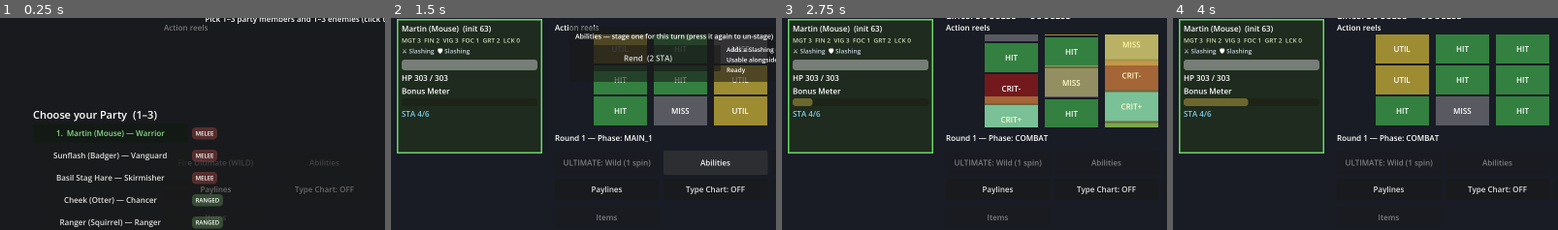
Above: before the commit, frames 1-4 (left to right).
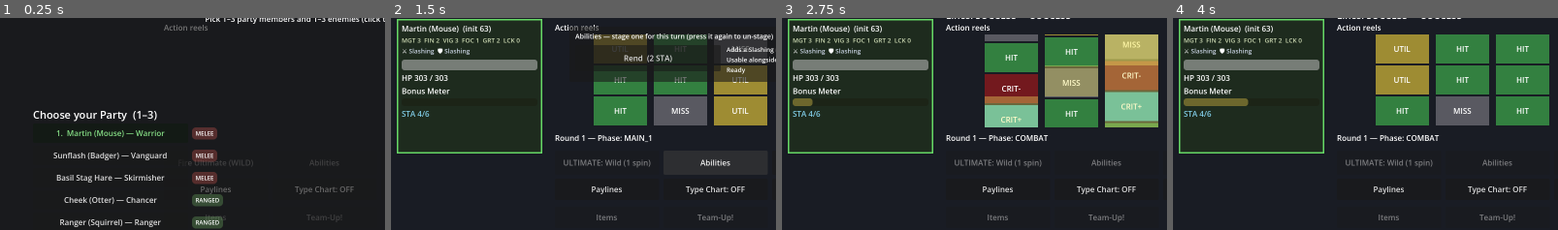
Above: after the commit, the same moments.

Repository: djkipyaboy/bunnies
Game: Godot game, scene res://combat/combat.tscn
Two runs of this game, one before a commit and one after it. Both use one fixed random seed, a clock stepped at 60 frames per second and the inputs below.
Inputs (mouse positions are % of the whole screen's width and height, from its top left):
- Up to frame 1 (0.25 s): no input
- Up to frame 2 (1.5 s): click "BEGIN FIGHT" at 0.5 s; click "Abilities" at 1.25 s
- Up to frame 3 (2.75 s): click "SPIN" at 2 s
- Up to frame 4 (4 s): move the mouse to (72, 44) at 2.77 s; hold D (move_right) 2.78-3.5 s; hold E (interact) 2.78-3.5 s; click (72, 44) at 2.92 s; drag from (29, 55) to (45, 70) at 3.52 s
The pictures show only the part of the screen within x 0-50%, y 7-57%; the shares and areas given below are measured in that part.

The runs differ from the first frame. In frame 1, less than 0.1% of the frame differs, in the area x 79-89%, y 92-96%; in frame 2, 0.1%, in the area x 79-89%, y 92-97%; in frame 3, 0.1%; in frame 4, 0.1%.

Commit message:
feat(combat): add the Team-Up! trigger button + a minimal placeholder overlay

Diff:
--- a/combat/combat.gd
+++ b/combat/combat.gd
@@ -51,6 +51,9 @@
 var _items_button: Button
 var _ultimate_button: Button
 var _paylines_button: Button
+var _team_up_button: Button
+var _team_up_panel: TeamUpPanel
+var _jackpot_bar: ProgressBar
 var _payline_cycle_index: int = -1   # which payline the toggle is currently previewing (-1 = none)
 var _payline_banner: Label
 var _strips_box: HBoxContainer
@@ -154,6 +157,9 @@
 		_build_start_overlay()  # the selection screen — choose party + enemies, then BEGIN
 	_relayout_action_block.call_deferred()
 
+func _process(_delta: float) -> void:
+	_jackpot_bar.value = _party_inventory.jackpot_meter if _party_inventory != null else 0
+
 ## Fetches the CombatHandoff autoload by path rather than referencing it as a bare global identifier.
 ## Referencing the bare `CombatHandoff` identifier compiles fine when the editor/exported game runs
 ## combat.tscn normally, but fails to resolve ("Identifier not found") when this script is compiled
@@ -437,6 +443,26 @@
 	_items_button.tooltip_text = "Open your item list — stage one consumable for this turn."
 	add_child(_items_button)
 
+	# Team-Up! button (2026-07-29 UTIL-reel jackpot spec §3) — same button-bar convention as
+	# Abilities/Items; gating is computed in _refresh_main1_preview() alongside them.
+	_team_up_button = Button.new()
+	_team_up_button.text = "Team-Up!"
+	_team_up_button.position = Vector2(col_x.call(1), ROW3_Y)
+	_team_up_button.custom_minimum_size = Vector2(BTN_W, 44)
+	_team_up_button.disabled = true
+	_team_up_button.tooltip_text = "Free action: spend a full Jackpot Meter on a party-wide bonus round."
+	add_child(_team_up_button)
+
+	# Jackpot Meter HUD (2026-07-29 spec §2) — same translucent-bar convention as the world scenes.
+	_jackpot_bar = ProgressBar.new()
+	_jackpot_bar.name = "JackpotBar"
+	_jackpot_bar.show_percentage = false
+	_jackpot_bar.position = Vector2(16, 16)
+	_jackpot_bar.custom_minimum_size = Vector2(200, 16)
+	_jackpot_bar.modulate = Color(1.0, 0.84, 0.4, 0.6)
+	_jackpot_bar.max_value = PartyInventory.JACKPOT_CAP
+	add_child(_jackpot_bar)
+
 	# Scrollable combat log — keeps the full history; fills the center band below the button bar (its bottom
 	# close to but not touching the buttons above). Positioned/sized in _relayout_action_block.
 	_log_bg = Panel.new()
@@ -481,6 +507,10 @@
 
 	_build_overlay()
 	_build_fate_picker()
+
+	_team_up_panel = TeamUpPanel.new()
+	add_child(_team_up_panel)
+	_team_up_panel.completed.connect(_on_team_up_completed)
 
 ## Places combatant panels in a vertical column at [param x] (top-down, in [param members] order) and
 ## binds each. Panel height 278 + 14px gap (spec §2; grew from 238 on 2026-07-04 for the taller
@@ -1070,6 +1100,7 @@
 	_ability_menu.ability_pressed.connect(_on_ability_menu_ability_pressed)
 	_items_button.pressed.connect(_on_items_pressed)
 	_item_menu.item_pressed.connect(_on_item_menu_item_pressed)
+	_team_up_button.pressed.connect(_on_team_up_pressed)
 	_ultimate_button.pressed.connect(_on_ultimate_pressed)
 	_paylines_button.pressed.connect(_on_paylines_pressed)
 	_dummy_toggle_button.pressed.connect(_on_dummy_toggle_pressed)
@@ -1429,6 +1460,32 @@
 		_item_menu.hide()
 	else:
 		_item_menu.open_for(_plan, _party_inventory, _ally_target)  # re-render states in place (e.g. press was a no-op)
+	_refresh_main1_preview()
+
+## Opens the Team-Up! overlay — a FREE action (spec §3): does not touch MainPhasePlan's staged
+## state, does not consume the triggering PC's turn. Pauses the normal Main-1 button row while the
+## overlay is up; _on_team_up_completed() restores it.
+func _on_team_up_pressed() -> void:
+	if not _awaiting_player_spin or _plan == null or _party_inventory == null:
+		return
+	if _party_inventory.jackpot_meter < PartyInventory.JACKPOT_CAP:
+		return
+	_spin_button.disabled = true
+	_abilities_button.disabled = true
+	_items_button.disabled = true
+	_ultimate_button.disabled = true
+	_team_up_button.disabled = true
+	_ability_menu.hide()
+	_item_menu.hide()
+	move_child(_team_up_panel, get_child_count() - 1)
+	_team_up_panel.open()
+
+## The Team-Up! round finished (this plan: the placeholder Continue button; the follow-on plan's
+## real minigame fires the same signal once its grid resolves). Resets the meter and restores the
+## Main-1 buttons to whatever state they'd normally be in for the still-open turn.
+func _on_team_up_completed() -> void:
+	_party_inventory.jackpot_meter = 0
+	_spin_button.disabled = false
 	_refresh_main1_preview()
 
 ## Fingerprint of the plan's staged-ability/item state — compared around a toggle to detect
@@ -1508,6 +1565,7 @@
 		_items_button.text = "Items"
 		_items_button.modulate = Color(1, 1, 1)
 	_items_button.disabled = not (is_player_main1 and _party_inventory != null and not _party_inventory.items.is_empty())
+	_team_up_button.disabled = not (is_player_main1 and _party_inventory != null and _party_inventory.jackpot_meter >= PartyInventory.JACKPOT_CAP)
 	if _item_menu.visible:
 		_item_menu.open_for(_plan, _party_inventory, _ally_target)  # keep an open menu's row states live
 
--- /dev/null
+++ b/combat/ui/team_up_panel.gd
@@ -0,0 +1,44 @@
+class_name TeamUpPanel
+extends Panel
+
+## Full-screen Team-Up! overlay (2026-07-29 UTIL-reel jackpot spec §3). This first pass (the
+## jackpot-meter-and-trigger plan) is a minimal placeholder: it acknowledges the free action and
+## lets the player continue. The team-up-minigame follow-on plan replaces this screen's BODY (the
+## title + Continue button below) with the real 5x3 Hold & Win reel grid — combat.gd only ever
+## calls open() and listens for completed, and that contract does not change.
+##
+## Mirrors combat.gd's own full-screen precedent (_build_start_overlay's
+## Control.PRESET_FULL_RECT), not the small content-sized floating panels AbilityMenuPanel/
+## ItemMenuPanel use — this must fully cover the normal combat UI while it's up.
+
+signal completed
+
+var _title_label: Label
+var _continue_button: Button
+
+func _ready() -> void:
+	set_anchors_preset(Control.PRESET_FULL_RECT)
+	visible = false
+
+	_title_label = Label.new()
+	_title_label.text = "Team-Up! The party channels the Jackpot's power!"
+	_title_label.horizontal_alignment = HORIZONTAL_ALIGNMENT_CENTER
+	_title_label.position = Vector2(300, 220)
+	_title_label.custom_minimum_size = Vector2(1000, 60)
+	_title_label.add_theme_font_size_override("font_size", 32)
+	add_child(_title_label)
+
+	_continue_button = Button.new()
+	_continue_button.text = "Continue"
+	_continue_button.position = Vector2(700, 320)
+	_continue_button.custom_minimum_size = Vector2(200, 50)
+	_continue_button.pressed.connect(func() -> void:
+		visible = false
+		completed.emit())
+	add_child(_continue_button)
+
+## Shows the overlay. combat.gd is responsible for pausing/disabling the normal combat UI before
+## calling this and restoring it once `completed` fires (mirrors AbilityMenuPanel/ItemMenuPanel's
+## own division of labor: this class only owns its own visibility and content).
+func open() -> void:
+	visible = true
--- /dev/null
+++ b/tests/test_team_up_trigger.gd
@@ -0,0 +1,83 @@
+extends SceneTree
+
+# Headless end-to-end test: the "Team-Up!" trigger button (2026-07-29 UTIL-reel jackpot spec §3):
+# disabled below JACKPOT_CAP, enabled at cap during the PC's own Main Phase 1, pressing it is a
+# FREE action (doesn't touch MainPhasePlan's staged state or consume the turn), and completing the
+# (placeholder, this plan) TeamUpPanel resets the meter to 0 and hands control back to the same
+# still-open Main Phase 1.
+# Run: "/c/bunnies/bunnies-main/Godot_v4.6.3-stable_win64_console.exe" --headless --path . --script res://tests/test_team_up_trigger.gd
+
+var _failures: int = 0
+func _check(c: bool, l: String) -> void:
+	if c: print("  ok: ", l)
+	else: _failures += 1; push_error("FAIL: " + l); print("  FAIL: ", l)
+
+func _initialize() -> void:
+	var CombatHandoff: Node = get_root().get_node("CombatHandoff")
+	CombatHandoff.clear_pending()
+
+	var pc: Combatant = ClassLibrary.make(&"warrior").build_combatant(true)
+	var inv: PartyInventory = PartyInventory.new()
+	inv.jackpot_meter = 50  # below cap
+	var vault: Vault = Vault.new()
+	# NOTE (test-only fix, not production code): begin_encounter()'s enemy_ids param is a typed
+	# Array[StringName]; an inline `[&"rat"]` literal is untyped and Godot rejects it at the call
+	# boundary with a loud "Invalid type" error (documented gotcha, see tests/test_jackpot_fill_hooks.gd).
+	var enemy_ids: Array[StringName] = [&"rat"]
+	CombatHandoff.begin_encounter(pc, [], inv, vault, enemy_ids,
+		&"TeamUpTriggerTestEncounter", "res://world/overworld_demo.tscn", Vector2.ZERO)
+
+	var scene: PackedScene = load("res://combat/combat.tscn")
+	var inst: Combat = scene.instantiate()
+	get_root().add_child(inst)
+	await process_frame
+	await process_frame
+
+	var guard: int = 0
+	while is_instance_valid(inst) and not (inst._awaiting_player_spin and inst._attacker == pc) and guard < 1000:
+		guard += 1
+		await process_frame
+	_check(inst._awaiting_player_spin and inst._attacker == pc, "reached the PC's own pre-spin window")
+
+	_check(inst._team_up_button.disabled, "Team-Up! stays disabled below the cap (meter=50)")
+
+	inv.jackpot_meter = PartyInventory.JACKPOT_CAP
+	inst._refresh_main1_preview()
+	_check(not inst._team_up_button.disabled, "Team-Up! becomes enabled once the meter hits the cap")
+
+	var staged_before: String = inst._staged_state_key()
+	inst._on_team_up_pressed()
+	_check(inst._team_up_panel.visible, "pressing Team-Up! opens the full-screen panel")
+	_check(inst._staged_state_key() == staged_before, "pressing Team-Up! doesn't stage anything in MainPhasePlan (free action)")
+	_check(inst._spin_button.disabled, "the normal SPIN button is paused while the panel is open")
+
+	inst._team_up_panel._continue_button.pressed.emit()
+	_check(not inst._team_up_panel.visible, "Continue closes the panel")
+	_check(inv.jackpot_meter == 0, "completing Team-Up! resets the meter to 0")
+	_check(not inst._spin_button.disabled, "the triggering PC's own turn is unaffected — SPIN is available again")
+	_check(inst._team_up_button.disabled, "Team-Up! goes back to disabled now that the meter is 0")
+	_check(inst._awaiting_player_spin and inst._attacker == pc, "control returns to the SAME still-open Main Phase 1")
+
+	_check(inst._jackpot_bar is ProgressBar, "combat.gd builds a _jackpot_bar")
+
+	inst.queue_free()
+	await process_frame
+
+	# --- Standalone-path launch: no PartyInventory, the button must stay disabled and not crash ---
+	CombatHandoff.clear_pending()
+	Combat._pc_class_ids = [&"warrior"]
+	Combat._enemy_ids = [&"rat"]
+	Combat._dummies_enabled = false
+	Combat._endgame_enabled = false
+	var standalone_scene: PackedScene = load("res://combat/combat.tscn")
+	var standalone: Combat = standalone_scene.instantiate()
+	get_root().add_child(standalone)
+	await process_frame
+	standalone._start_combat()
+	await process_frame
+	_check(standalone._team_up_button.disabled, "standalone launches (_party_inventory == null) keep Team-Up! disabled")
+	standalone.queue_free()
+	await process_frame
+
+	print(("TEAM UP TRIGGER TEST PASSED" if _failures == 0 else "TEAM UP TRIGGER TEST FAILED: %d" % _failures))
+	quit(_failures)
